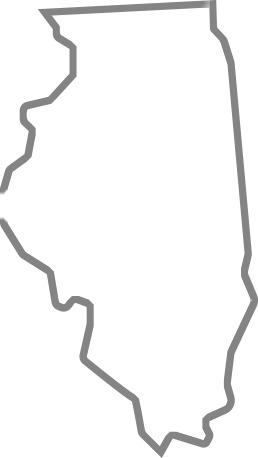
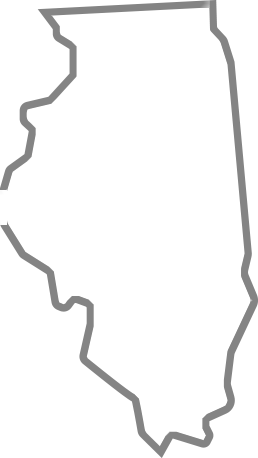
Before/after of a 258 x 458 layered artwork. What changed in the layer stack:
painted on "Levels 1" over <box>0,190,7,225</box>
